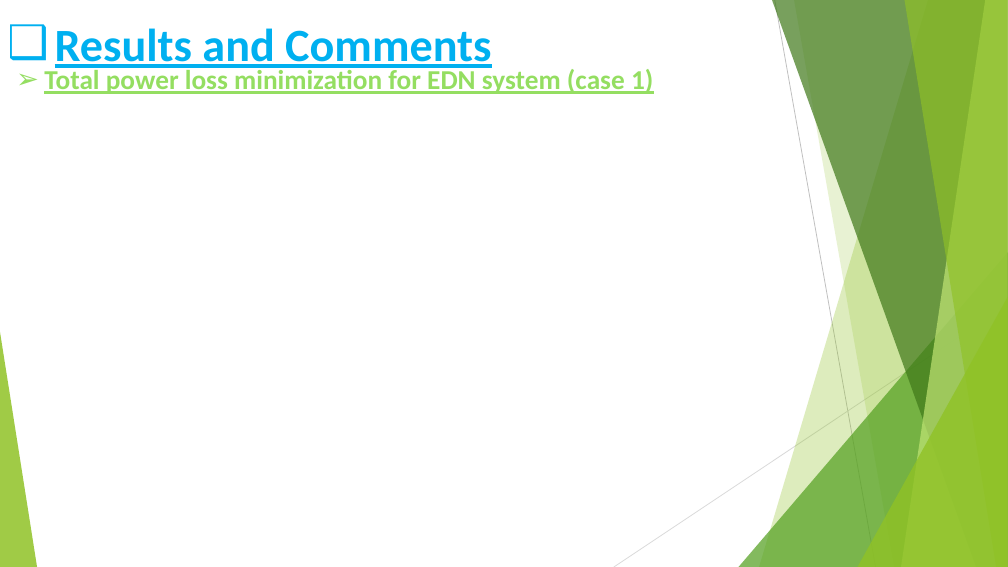
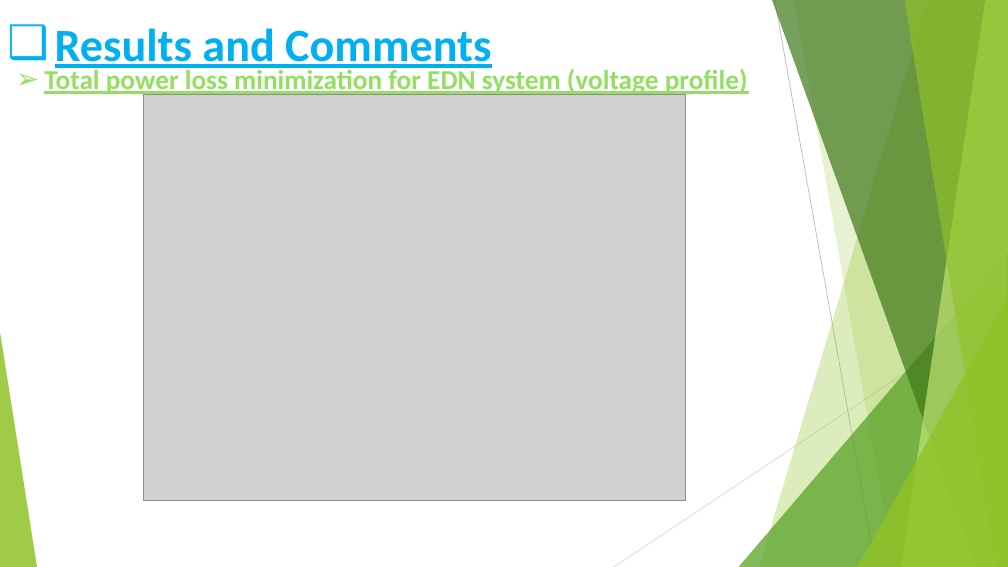
Before and after one commit to moustafashahin122/AOA-Graduation-Project-2022-, a slide deck: slide 40 of code/AOA_objects/results/grad_presentation/Presentation.pptx. Drawn at 1008x567 pixels with LibreOffice and Linux fonts; fonts in the diff are those of the drawing; grey boxes stand for pictures. Boxes give left, top, right and bottom in pixels: in the first picture for what was removed or moved away, otherwise in the second. Text is boxed around its words. In the diff, an @@ line names an element or a change of style, - is before the commit and + after.

```diff
--- a/code/AOA_objects/results/grad_presentation/Presentation.pptx
+++ b/code/AOA_objects/results/grad_presentation/Presentation.pptx
@@ text at (44, 67, 748, 96): text changed @@
-➢ Total power loss minimization for EDN system (case 1)
+➢ Total power loss minimization for EDN system (voltage profile)
@@ picture added at (144, 95, 686, 501) @@
```
Also in this commit, not shown: 13 other slides changed, 14 slides added.
